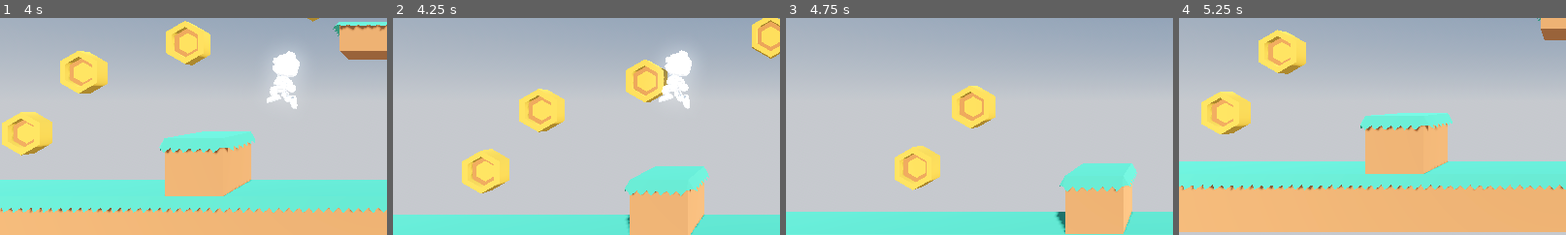
Above: before the commit, frames 1-4 (left to right).
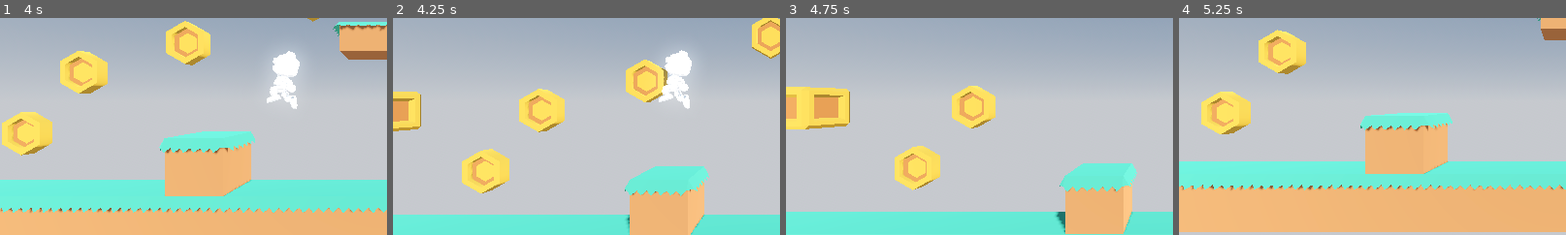
Above: after the commit, the same moments.

Repository: crystal-bit/platform-3d
Game: Godot game, scene res://game.tscn
Same seed, same stepped clock (60 frames per second), same inputs: the game is played once before the commit and once after it. Sound files missing from this copy of the repository are replaced by a short silence.
Inputs (mouse positions are % of the whole screen's width and height, from its top left):
- Up to frame 1 (4 s): tap Enter at 0.5 s; move the mouse to (45, 70) at 0.52 s; hold Right (player_move_right) 0.53-2.03 s; click (45, 70) at 0.67 s; tap Space (player_jump) at 0.77, 1.52, 3.02, 3.77 s; move the mouse to (80, 65) at 1.27 s; move the mouse to (20, 35) at 2.02 s; hold A (player_move_left) from 2.03 s (still down); move the mouse to (55, 50) at 2.77 s; click (55, 50) at 2.92 s; move the mouse to (35, 25) at 3.52 s
- Up to frame 2 (4.25 s): keep holding A (player_move_left)
- Up to frame 3 (4.75 s): move the mouse to (72, 45) at 4.27 s; release A (player_move_left) at 4.28 s; hold Right (player_move_right) from 4.28 s (still down); tap Space (player_jump) at 4.52 s
- Up to frame 4 (5.25 s): keep holding Right (player_move_right); move the mouse to (30, 55) at 5.02 s; click (30, 55) at 5.17 s
The pictures show only the part of the screen within x 0-50%, y 31-81%; the shares and areas given below are measured in that part.

Frame 1 is identical in both runs. In frame 2, 1.3% of the frame differs, in the area x 0-8%, y 33-53%; in frame 3, 3.1%, in the area x 0-17%, y 31-52%; in frame 4, nothing differs.

Commit message:
feat: crate again

Diff:
--- a/levels/level.tscn
+++ b/levels/level.tscn
@@ -1,9 +1,10 @@
-[gd_scene load_steps=5 format=3 uid="uid://b665tneye6s5r"]
+[gd_scene load_steps=6 format=3 uid="uid://b665tneye6s5r"]
 
 [ext_resource type="PackedScene" uid="uid://t8f6itec3cmw" path="res://objects/props/floor.tscn" id="1_8wuq5"]
 [ext_resource type="PackedScene" uid="uid://djexmutgwyl5u" path="res://objects/props/box.tscn" id="2_uh0wm"]
 [ext_resource type="PackedScene" uid="uid://d3lul4u7xcyff" path="res://objects/props/platform.tscn" id="3_53p07"]
 [ext_resource type="PackedScene" uid="uid://dleixnlnt7yrp" path="res://objects/coin/coin.tscn" id="4_gta60"]
+[ext_resource type="PackedScene" uid="uid://cyau2q4t6gpir" path="res://objects/props/crate.tscn" id="5_j6g8d"]
 
 [node name="Level" type="Node3D"]
 metadata/_edit_lock_ = true
@@ -107,10 +108,18 @@
 transform = Transform3D(1, 0, 0, 0, 1, 0, 0, 0, 1, 23.4559, 8.992, 0)
 
 [node name="Coin5" parent="." instance=ExtResource("4_gta60")]
-transform = Transform3D(1, 0, 0, 0, 1, 0, 0, 0, 1, 9.45587, 2.992, 0)
+transform = Transform3D(1, 0, 0, 0, 1, 0, 0, 0, 1, 36.4559, 2.992, 0)
 
 [node name="Coin2" parent="." instance=ExtResource("4_gta60")]
 transform = Transform3D(1, 0, 0, 0, 1, 0, 0, 0, 1, 14.7378, 5.992, 0)
 
 [node name="Coin3" parent="." instance=ExtResource("4_gta60")]
 transform = Transform3D(1, 0, 0, 0, 1, 0, 0, 0, 1, 18.8011, 8.56023, 0.08508)
+
+[node name="Crate" parent="." instance=ExtResource("5_j6g8d")]
+transform = Transform3D(1, 0, 0, 0, 1, 0, 0, 0, 1, 4, 3.56364, 0)
+coins = 3
+
+[node name="Crate2" parent="." instance=ExtResource("5_j6g8d")]
+transform = Transform3D(1, 0, 0, 0, 1, 0, 0, 0, 1, -6, 5.6334, 0)
+coins = 1
--- a/objects/player.gd
+++ b/objects/player.gd
@@ -52,7 +52,13 @@
 		if anims.current_animation != "Jump":
 			anims.play("Jump")
 
-	move_and_slide()
+	var collided = move_and_slide()
+	if collided:
+		var collision = get_last_slide_collision()
+		var collider = collision.get_collider()
+		if collider is Crate:
+			if collision.get_angle() > 3.0:
+				collider.hit()
 
 	if position.y < DEATH_POSITION_Y:
 		position = initial_position
--- /dev/null
+++ b/objects/props/crate.gd
@@ -0,0 +1,12 @@
+class_name Crate
+extends StaticBody3D
+
+@export_range(0, 5, 1) var coins = 2
+
+
+func hit():
+	if coins > 0:
+		$CoinSFX.play()
+		$AnimationPlayer.play("hit")
+		coins -= 1
+		# TODO: animation
--- /dev/null
+++ b/objects/props/crate.tscn
@@ -0,0 +1,115 @@
+[gd_scene load_steps=9 format=3 uid="uid://cyau2q4t6gpir"]
+
+[ext_resource type="Script" path="res://objects/props/crate.gd" id="1_1vci0"]
+[ext_resource type="PackedScene" uid="uid://dkk72pf847s6l" path="res://assets/platformer-kit-2.2/Models/crateItem.glb" id="1_55s3r"]
+[ext_resource type="AudioStream" uid="uid://sa38hnl2xfr0" path="res://assets/audio/coin.wav" id="3_51l4c"]
+[ext_resource type="PackedScene" uid="uid://b2hgifqkxl877" path="res://assets/platformer-kit-2.2/Models/coinGold.glb" id="4_r050m"]
+
+[sub_resource type="BoxShape3D" id="BoxShape3D_15q7k"]
+size = Vector3(1.5, 1.5, 1.5)
+
+[sub_resource type="Animation" id="Animation_4vr8w"]
+length = 0.001
+tracks/0/type = "value"
+tracks/0/imported = false
+tracks/0/enabled = true
+tracks/0/path = NodePath("crateItem:scale")
+tracks/0/interp = 1
+tracks/0/loop_wrap = true
+tracks/0/keys = {
+"times": PackedFloat32Array(0),
+"transitions": PackedFloat32Array(1),
+"update": 0,
+"values": [Vector3(3, 3, 3)]
+}
+tracks/1/type = "value"
+tracks/1/imported = false
+tracks/1/enabled = true
+tracks/1/path = NodePath("coinGold:position")
+tracks/1/interp = 1
+tracks/1/loop_wrap = true
+tracks/1/keys = {
+"times": PackedFloat32Array(0),
+"transitions": PackedFloat32Array(1),
+"update": 0,
+"values": [Vector3(0, 0, 0)]
+}
+tracks/2/type = "value"
+tracks/2/imported = false
+tracks/2/enabled = true
+tracks/2/path = NodePath("coinGold:rotation")
+tracks/2/interp = 1
+tracks/2/loop_wrap = true
+tracks/2/keys = {
+"times": PackedFloat32Array(0),
+"transitions": PackedFloat32Array(1),
+"update": 0,
+"values": [Vector3(0, 0, 0)]
+}
+
+[sub_resource type="Animation" id="Animation_ng7jk"]
+resource_name = "hit"
+length = 0.5
+tracks/0/type = "value"
+tracks/0/imported = false
+tracks/0/enabled = true
+tracks/0/path = NodePath("crateItem:scale")
+tracks/0/interp = 1
+tracks/0/loop_wrap = true
+tracks/0/keys = {
+"times": PackedFloat32Array(0, 0.0273093, 0.5),
+"transitions": PackedFloat32Array(1, 0.5, 1),
+"update": 0,
+"values": [Vector3(3, 3, 3), Vector3(3.2, 3.2, 3.2), Vector3(3, 3, 3)]
+}
+tracks/1/type = "value"
+tracks/1/imported = false
+tracks/1/enabled = true
+tracks/1/path = NodePath("coinGold:position")
+tracks/1/interp = 1
+tracks/1/loop_wrap = true
+tracks/1/keys = {
+"times": PackedFloat32Array(0, 0.148846, 0.5),
+"transitions": PackedFloat32Array(0.5, 2, 1),
+"update": 0,
+"values": [Vector3(0, 0, 0), Vector3(0, 2, 0), Vector3(0, 0, 0)]
+}
+tracks/2/type = "value"
+tracks/2/imported = false
+tracks/2/enabled = true
+tracks/2/path = NodePath("coinGold:rotation")
+tracks/2/interp = 1
+tracks/2/loop_wrap = true
+tracks/2/keys = {
+"times": PackedFloat32Array(0, 0.5),
+"transitions": PackedFloat32Array(1, 1),
+"update": 0,
+"values": [Vector3(0, 0, 0), Vector3(0, 6.28319, 0)]
+}
+
+[sub_resource type="AnimationLibrary" id="AnimationLibrary_kj12r"]
+_data = {
+"RESET": SubResource("Animation_4vr8w"),
+"hit": SubResource("Animation_ng7jk")
+}
+
+[node name="Crate" type="StaticBody3D"]
+script = ExtResource("1_1vci0")
+
+[node name="crateItem" parent="." instance=ExtResource("1_55s3r")]
+transform = Transform3D(3, 0, 0, 0, 3, 0, 0, 0, 3, 0, 0, 0)
+
+[node name="coinGold" parent="." instance=ExtResource("4_r050m")]
+transform = Transform3D(2.8, 0, 0, 0, 2.8, 0, 0, 0, 2.8, 0, 0, 0)
+
+[node name="CollisionShape3D" type="CollisionShape3D" parent="."]
+transform = Transform3D(1, 0, 0, 0, 1, 0, 0, 0, 1, 0, 0.75, 0)
+shape = SubResource("BoxShape3D_15q7k")
+
+[node name="CoinSFX" type="AudioStreamPlayer" parent="."]
+stream = ExtResource("3_51l4c")
+
+[node name="AnimationPlayer" type="AnimationPlayer" parent="."]
+libraries = {
+"": SubResource("AnimationLibrary_kj12r")
+}
